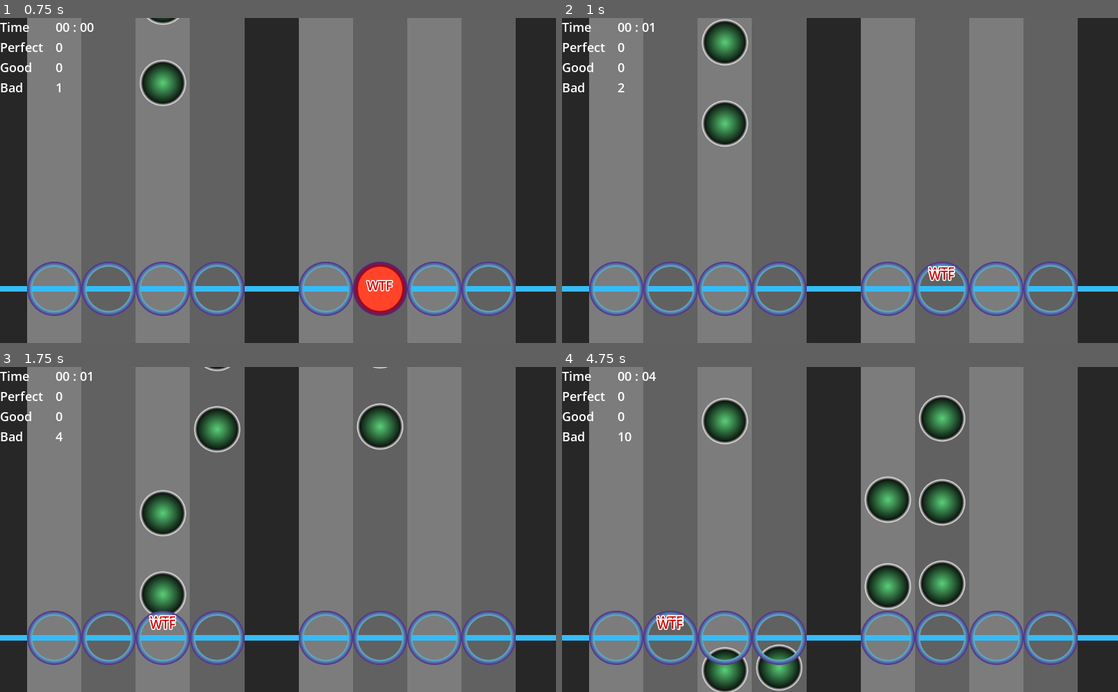
Above: before the commit, frames 1-4 (two rows, left to right).
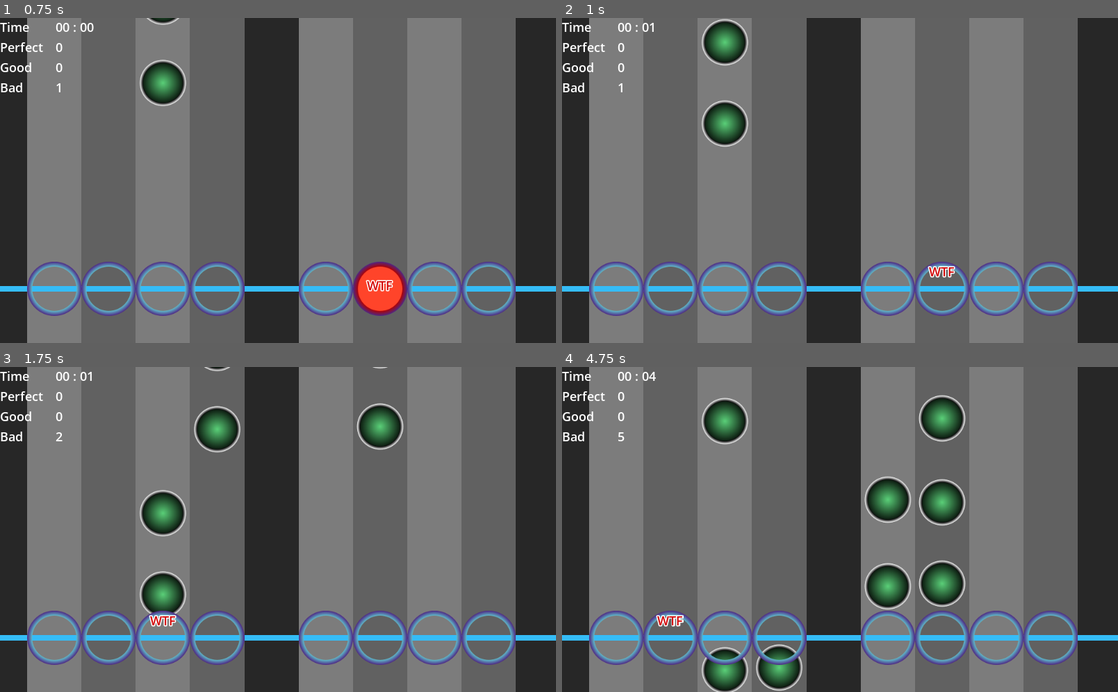
Above: after the commit, the same moments.

Repository: fractalbach/easy_rhythm
Game: Godot game, scene res://game.tscn
Same seed, same stepped clock (60 frames per second), same inputs: the game is played once before the commit and once after it.
Inputs (mouse positions are in pixels of both pictures, inside the frame that each line leads up to):
- Up to frame 1 (0.75 s): move the mouse to (400, 164) at 0.52 s; click (400, 164) at 0.67 s
- Up to frame 2 (1 s): no input
- Up to frame 3 (1.75 s): move the mouse to (166, 545) at 1.27 s; click (166, 545) at 1.42 s
- Up to frame 4 (4.75 s): move the mouse to (895, 458) at 2.02 s; click (895, 458) at 2.17 s; move the mouse to (812, 594) at 2.77 s; click (812, 594) at 2.92 s; move the mouse to (1006, 578) at 3.52 s; click (1006, 578) at 3.67 s; move the mouse to (673, 480) at 4.27 s; click (673, 480) at 4.42 s

Frame 1 is identical in both runs. In frame 2, 0.1% of the frame differs, in the area x 10-71%, y 20-81%; in frame 3, 0.1%; in frame 4, 0.2%, in the area x 10-22%, y 20-81%.

Commit message:
fixed issue with touch/mouse events firing twice

Diff:
--- a/src/game.gd
+++ b/src/game.gd
@@ -75,7 +75,10 @@
 func _unhandled_input(event: InputEvent) -> void:
 	if event.is_action_pressed("quit_game"):
 		get_tree().quit()
-	if (event is InputEventMouseButton) or (event is InputEventScreenTouch):
+	if (
+		((event is InputEventScreenTouch) or (event is InputEventMouseButton))
+		and event.is_pressed()
+	):
 		var k:int = floor((event.position.x - 50) / 100)
 		var n:int = -1
 		match k:
